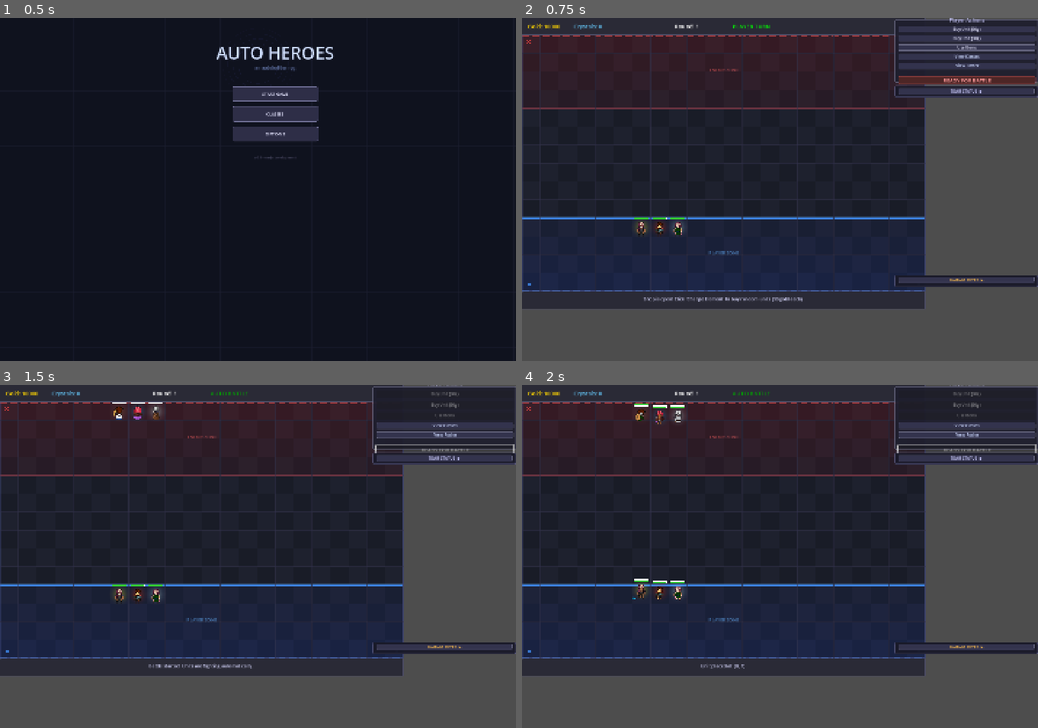
Above: before the commit, frames 1-4 (two rows, left to right).
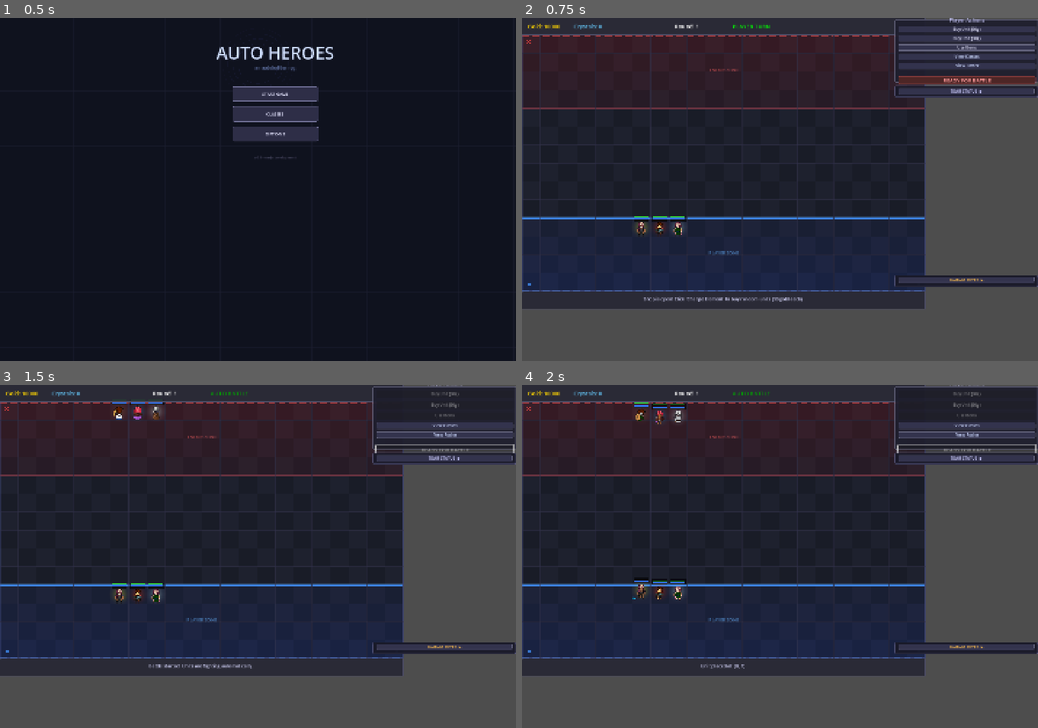
Above: after the commit, the same moments.

Repository: iceie2/autobattler-rpg
Game: Godot game, scene res://scenes/main_menu.tscn
The game is run twice, just before and just after one commit, with the same random seed, the same clock (stepped at 60 frames per second) and the same inputs.
Inputs:
- Up to frame 1 (0.5 s): no input
- Up to frame 2 (0.75 s): click "START GAME" at 0.5 s
- Up to frame 3 (1.5 s): click "READY FOR BATTLE" at 1.25 s
- Up to frame 4 (2 s): no input

Frame 1 is identical in both runs. In frame 2, 0.1% of the frame differs, in the area x 21-32%, y 57-60%; in frame 3, 0.2%; in frame 4, 0.2%, in the area x 21-32%, y 5-59%.

Commit message:
Add MP and Ultimate charge bars below HP bar on each unit
health_bar.gd rewritten to draw 3 stacked bars:
  HP  — green, turns red below 30%
  MP  — blue
  ULT — gold, pulses bright yellow when ready (charge >= max)

visual_unit.gd: connects mana_changed signal for MP bar updates,
polls ultimate_charge each frame for the ULT bar (no signal for it).
Each bar is 5px tall with 2px gaps; total height ~19px, offset upward.

Co-Authored-By: Claude Sonnet 4.6 <noreply@anthropic.com>

Diff:
--- a/scripts/health_bar.gd
+++ b/scripts/health_bar.gd
@@ -1,39 +1,61 @@
 extends Node2D
 class_name HealthBar
 
-@export var bar_width: float = 50.0
-@export var bar_height: float = 6.0
-@export var offset_y: float = -35.0
+@export var bar_width: float = 52.0
+@export var bar_height: float = 5.0
+@export var offset_y: float = -40.0
 
-var current_value: float = 1.0
-var max_value: float = 1.0
+# HP
+var hp_current: float = 1.0
+var hp_max: float = 1.0
+# MP
+var mp_current: float = 1.0
+var mp_max: float = 1.0
+# Ultimate charge
+var ult_current: float = 0.0
+var ult_max: float = 1.0
 
-var bg_color: Color = Color(0.2, 0.2, 0.2, 0.8)
-var hp_color: Color = Color(0.2, 0.8, 0.2)
-var low_hp_color: Color = Color(0.8, 0.2, 0.2)
+const GAP := 2.0
 
-func _ready():
+const BG_COLOR  := Color(0.15, 0.15, 0.15, 0.85)
+const HP_COLOR  := Color(0.2, 0.82, 0.25)
+const HP_LOW    := Color(0.85, 0.18, 0.18)
+const MP_COLOR  := Color(0.2, 0.45, 0.95)
+const ULT_COLOR := Color(0.92, 0.72, 0.1)
+const ULT_READY := Color(1.0, 0.9, 0.2)
+const BORDER    := Color(0.0, 0.0, 0.0, 0.6)
+
+func _ready() -> void:
 	position.y = offset_y
 
-func update_health(current: float, maximum: float) -> void:
-	current_value = current
-	max_value = maximum
+func update_hp(current: float, maximum: float) -> void:
+	hp_current = current
+	hp_max = maximum
 	queue_redraw()
 
-func _draw():
-	if max_value <= 0:
-		return
+func update_mp(current: float, maximum: float) -> void:
+	mp_current = current
+	mp_max = maximum
+	queue_redraw()
 
-	var percentage = current_value / max_value
-	var fill_width = bar_width * percentage
+func update_ult(current: float, maximum: float) -> void:
+	ult_current = current
+	ult_max = maximum
+	queue_redraw()
 
-	# Draw background
-	draw_rect(Rect2(-bar_width / 2, 0, bar_width, bar_height), bg_color)
+func _draw() -> void:
+	var x := -bar_width / 2.0
+	_draw_bar(x, 0.0,                       hp_current,  hp_max,  HP_COLOR if (hp_current / max(hp_max, 1)) > 0.3 else HP_LOW)
+	_draw_bar(x, bar_height + GAP,           mp_current,  mp_max,  MP_COLOR)
+	var is_ready := ult_current >= ult_max
+	_draw_bar(x, (bar_height + GAP) * 2.0,  ult_current, ult_max, ULT_READY if is_ready else ULT_COLOR)
 
-	# Draw health fill
-	var color = hp_color if percentage > 0.3 else low_hp_color
-	if fill_width > 0:
-		draw_rect(Rect2(-bar_width / 2, 0, fill_width, bar_height), color)
-
-	# Draw border
-	draw_rect(Rect2(-bar_width / 2, 0, bar_width, bar_height), Color.WHITE, false, 1.0)
+func _draw_bar(x: float, y: float, current: float, maximum: float, fill: Color) -> void:
+	var pct := clamp(current / max(maximum, 1.0), 0.0, 1.0)
+	# Background
+	draw_rect(Rect2(x, y, bar_width, bar_height), BG_COLOR)
+	# Fill
+	if pct > 0:
+		draw_rect(Rect2(x, y, bar_width * pct, bar_height), fill)
+	# Border
+	draw_rect(Rect2(x, y, bar_width, bar_height), BORDER, false, 1.0)
--- a/scripts/visual_unit.gd
+++ b/scripts/visual_unit.gd
@@ -59,9 +59,12 @@
 
 	health_bar = HealthBar.new()
 	add_child(health_bar)
-	health_bar.update_health(current_hp, max_hp)
+	health_bar.update_hp(current_hp, max_hp)
+	health_bar.update_mp(current_mana, max_mana)
+	health_bar.update_ult(ultimate_charge, max(ultimate_charge_max, 1))
 
 	health_changed.connect(_on_health_changed)
+	mana_changed.connect(_on_mana_changed)
 	update_visuals()
 
 
@@ -90,7 +93,11 @@
 
 func _on_health_changed(current: int, maximum: int) -> void:
 	if health_bar:
-		health_bar.update_health(current, maximum)
+		health_bar.update_hp(current, maximum)
+
+func _on_mana_changed(current: int, maximum: int) -> void:
+	if health_bar:
+		health_bar.update_mp(current, maximum)
 
 
 func _create_glow_texture() -> Texture2D:
@@ -107,6 +114,8 @@
 
 func _process(_delta: float) -> void:
 	_update_animation()
+	if health_bar and ultimate_charge_max > 0:
+		health_bar.update_ult(ultimate_charge, ultimate_charge_max)
 
 
 func _update_animation() -> void:
